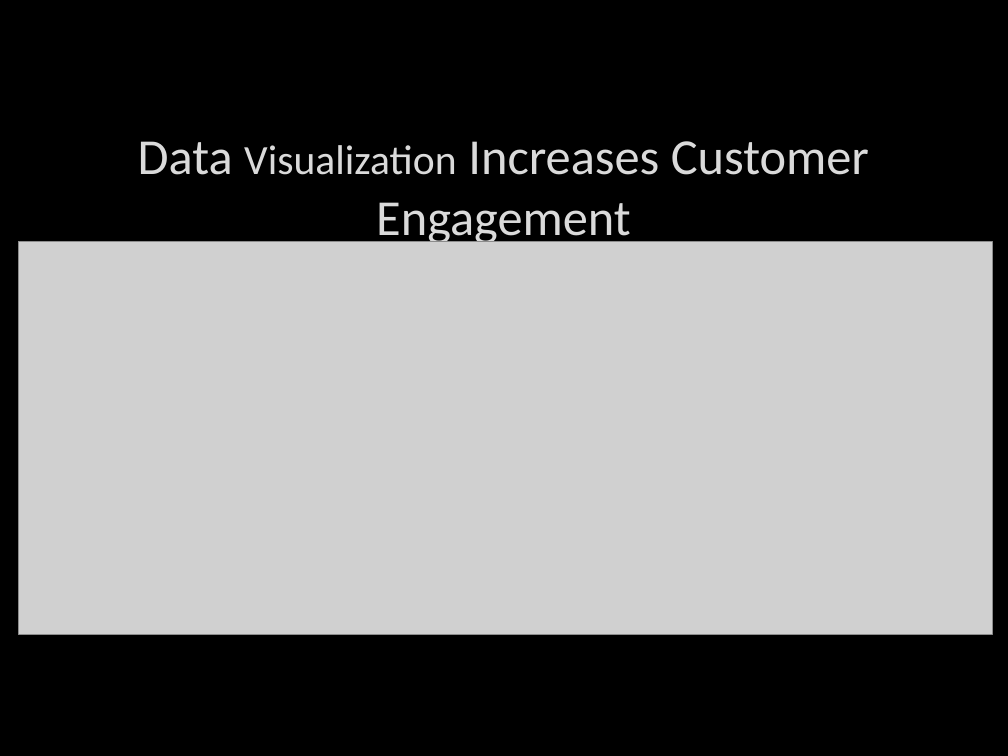
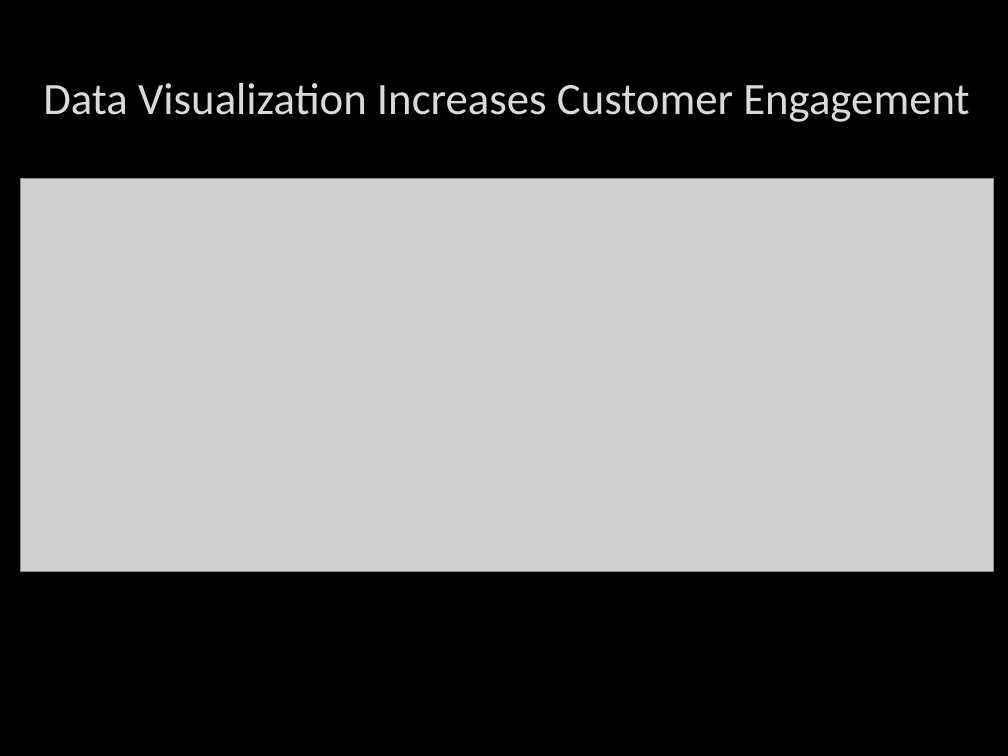
Before and after one commit to DustinEwers/D3-DotNetMVC-Demos, a slide deck: slide 6 of Slides/D3.pptx. Drawn at 1008x756 pixels with LibreOffice and Linux fonts; fonts in the diff are those of the drawing; grey boxes stand for pictures; background and template pictures are left out. Boxes give left, top, right and bottom in pixels: in the first picture for what was removed or moved away, otherwise in the second. Text is boxed around its words. In the diff, an @@ line names an element or a change of style, - is before the commit and + after.

```diff
--- a/Slides/D3.pptx
+++ b/Slides/D3.pptx
@@ title "Data Visualization Increases Customer Engagement": place and size @@
-title "Data Visualization Increases Customer Engagement" at [138, 141, 869, 246]
+title "Data Visualization Increases Customer Engagement" at [43, 83, 969, 122]
@@ title "Data Visualization Increases Customer Engagement" at [43, 83, 969, 122]: size 36 to 32 pt in "Data Increases Customer Engagement"; size 29.7 to 32 pt in "Visualization" @@
@@ picture: place and size @@
-picture at [18, 242, 992, 635]
+picture at [20, 178, 994, 572]
```
Also in this commit, not shown: 4 other slides changed.
